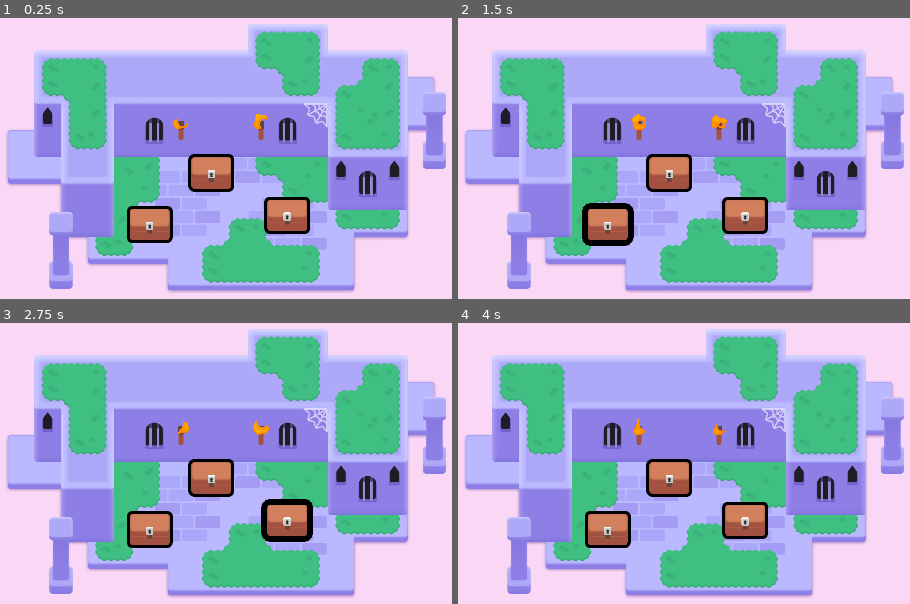
Above: before the commit, frames 1-4 (two rows, left to right).
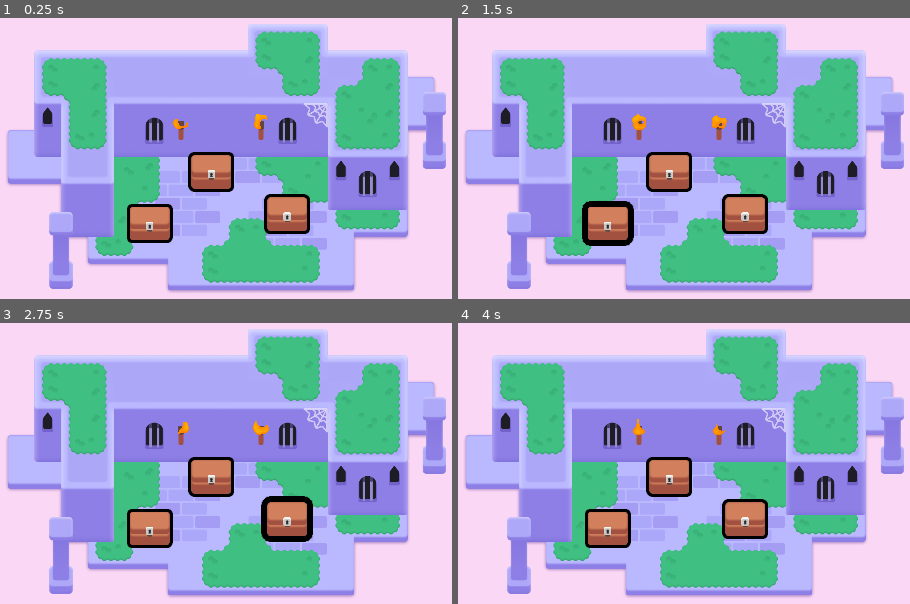
Above: after the commit, the same moments.

Repository: EricCa1/2d-GameDev-Course
Game: Godot game, scene res://lessons/mini_dungeon.tscn
Two runs of this game, one before a commit and one after it. Both use one fixed random seed, a clock stepped at 60 frames per second and the inputs below.
Inputs (mouse positions are in pixels of both pictures, inside the frame that each line leads up to):
- Up to frame 1 (0.25 s): no input
- Up to frame 2 (1.5 s): tap Enter at 0.5 s; move the mouse to (670, 172) at 0.52 s; press the mouse at (670, 172) at 0.53 s; hold D (move_right) 0.53-1.28 s; tap Space at 0.77 s; move the mouse to (607, 223) at 1.27 s; release the mouse at (607, 223) at 1.28 s; hold S (move_down) from 1.28 s (still down); right-click (607, 223) at 1.35 s; click (607, 223) at 1.42 s
- Up to frame 3 (2.75 s): tap Space at 1.52 s; move the mouse to (284, 519) at 2.02 s; release S (move_down) at 2.03 s; hold D (move_right) from 2.03 s (still down); tap Z at 2.1 s; click (284, 519) at 2.17 s
- Up to frame 4 (4 s): move the mouse to (638, 570) at 2.77 s; release D (move_right) at 2.78 s; hold W (move_up) 2.78-3.53 s; click (638, 570) at 2.85 s; tap Space at 3.02, 3.77 s; move the mouse to (outside the picture) at 3.52 s; hold A (move_left) from 3.53 s (still down); hold Right mouse button (right_click) from 3.53 s (still down)

The runs differ from the first frame. In frame 1, 0.8% of the frame differs, in the area x 28-69%, y 47-77%; in frame 2, 0.8%; in frame 3, 0.8%, in the area x 28-70%, y 47-77%; in frame 4, 0.8%.

Commit message:
L4 Completed

Diff:
--- a/M06.looting_workbook/chest.tscn
+++ b/M06.looting_workbook/chest.tscn
@@ -16,6 +16,14 @@
 shader_parameter/line_thickness = 20.0
 shader_parameter/viewport_scale = Vector2(1, 1)
 
+[sub_resource type="Animation" id="Animation_e1ekg"]
+resource_name = "open"
+
+[sub_resource type="AnimationLibrary" id="AnimationLibrary_nb7ls"]
+_data = {
+"open": SubResource("Animation_e1ekg")
+}
+
 [node name="Chest" type="Area2D"]
 script = ExtResource("1_gesfm")
 
@@ -32,9 +40,14 @@
 texture = ExtResource("1_fwpdr")
 
 [node name="Top" type="Sprite2D" parent="CanvasGroup"]
-position = Vector2(0, -35)
+position = Vector2(2.08165e-12, -40)
 texture = ExtResource("2_lbh5b")
 
 [node name="Lock" type="Sprite2D" parent="CanvasGroup"]
 position = Vector2(0, -24)
 texture = ExtResource("3_2wwjk")
+
+[node name="AnimationPlayer" type="AnimationPlayer" parent="."]
+libraries = {
+"": SubResource("AnimationLibrary_nb7ls")
+}
Not shown: 1 places in M06.looting_workbook/chest.tscn that only renumber resources
